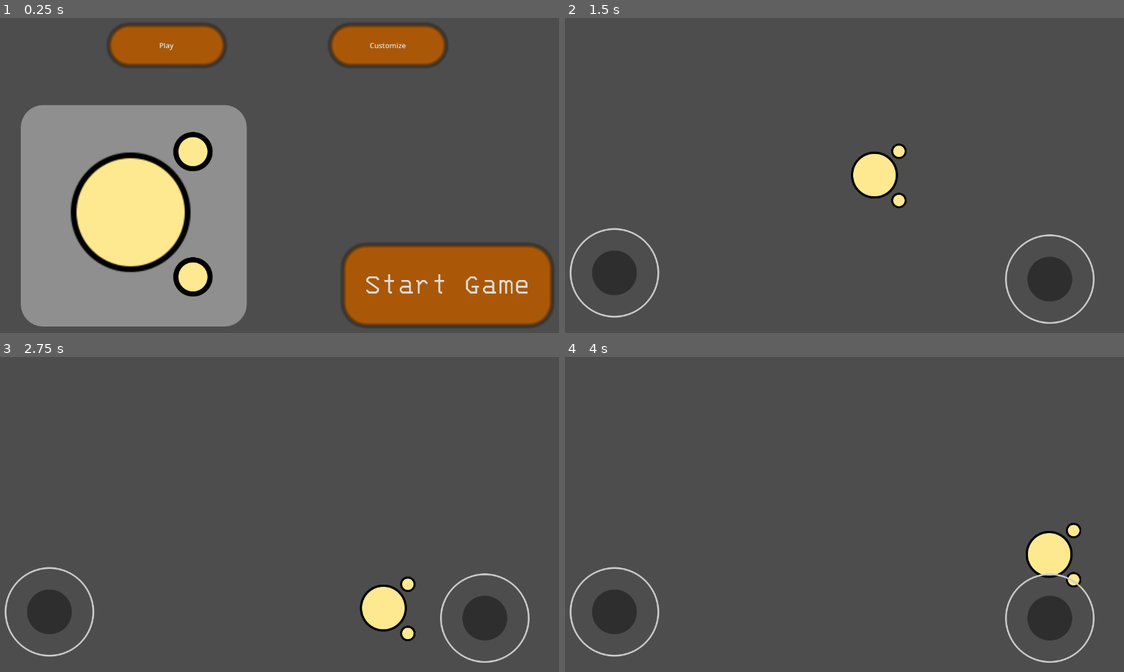
Above: before the commit, frames 1-4 (two rows, left to right).
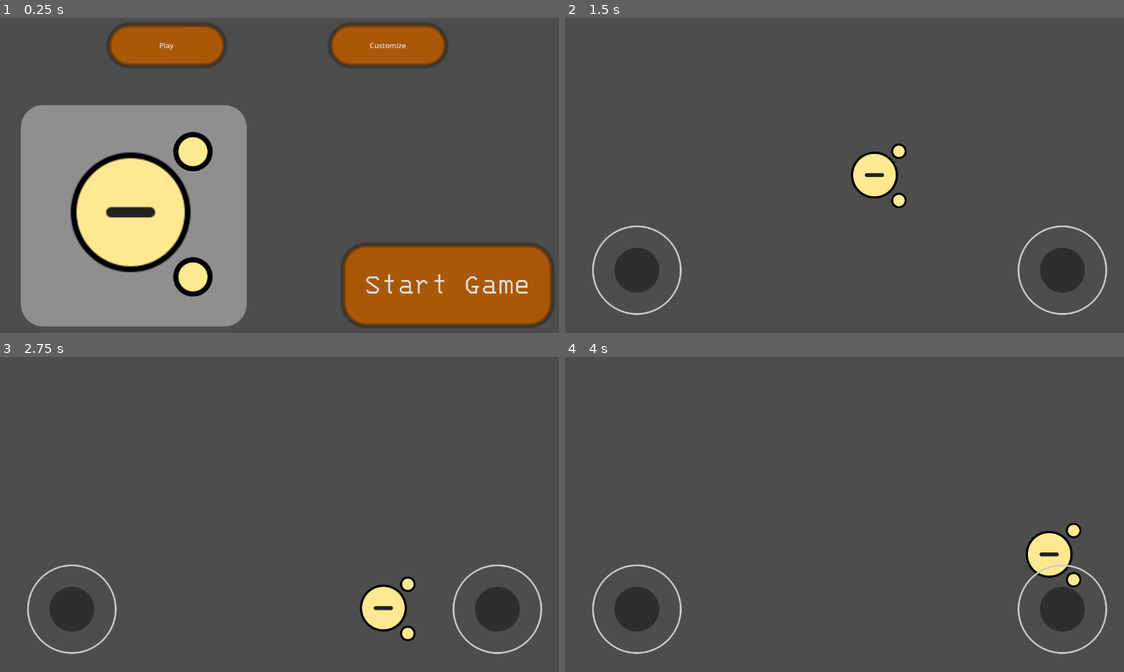
Above: after the commit, the same moments.

Repository: SycamoreFoxStudios/BloxHallowsMobileIndev
Game: Godot game, scene res://Scenes/main_menu.tscn
Same seed, same stepped clock (60 frames per second), same inputs: the game is played once before the commit and once after it. Before the commit the project starts from res://main_menu.tscn.
Inputs:
- Up to frame 1 (0.25 s): no input
- Up to frame 2 (1.5 s): click "Start Game" at 0.5 s; tap Enter at 1.25 s; hold D (right) from 1.28 s (still down)
- Up to frame 3 (2.75 s): release D (right) at 2.03 s; hold S (down) from 2.03 s (still down)
- Up to frame 4 (4 s): release S (down) at 2.78 s; hold D (right) 2.78-3.53 s; hold W (up) from 3.53 s (still down)

The runs differ from the first frame. In frame 1, 0.3% of the frame differs, in the area x 18-28%, y 59-64%; in frame 2, 3.1%; in frame 3, 3.1%, in the area x 0-98%, y 65-98%; in frame 4, 3.1%.

Commit message:
projectile testing

Diff:
--- /dev/null
+++ b/blox-hallows-mobile/blox-hallows-mobile/Scenes/bullet.tscn
@@ -0,0 +1,10 @@
+[gd_scene format=3 uid="uid://cpipkppsauc8h"]
+
+[ext_resource type="Script" uid="uid://d3u6foy21moof" path="res://Scripts/bullet.gd" id="1_oduel"]
+[ext_resource type="Texture2D" uid="uid://djs0xvuisq7gu" path="res://Weapons/bulletv2.png" id="2_v8qja"]
+
+[node name="Bullet" type="Node2D" unique_id=1422970877]
+script = ExtResource("1_oduel")
+
+[node name="Sprite2D" type="Sprite2D" parent="." unique_id=918718816]
+texture = ExtResource("2_v8qja")
--- /dev/null
+++ b/blox-hallows-mobile/blox-hallows-mobile/Scenes/gameplay.tscn
@@ -0,0 +1,40 @@
+[gd_scene format=3 uid="uid://1k2h3o1qufw2"]
+
+[ext_resource type="PackedScene" uid="uid://cc1uop0wrhfix" path="res://Scenes/player.tscn" id="1_hf1ha"]
+
+[node name="Gameplay" type="Node2D" unique_id=1679835419]
+
+[node name="Camera2D" type="Camera2D" parent="." unique_id=10019141]
+
+[node name="Player" parent="." unique_id=1896002904 instance=ExtResource("1_hf1ha")]
+
+[node name="CanvasLayer" type="CanvasLayer" parent="." unique_id=1889897038]
+offset = Vector2(650.035, 350)
+transform = Transform2D(1, 0, 0, 1, 650.035, 350)
+
+[node name="LeftVirtualJoystick" type="VirtualJoystick" parent="CanvasLayer" unique_id=990725542]
+offset_left = -500.0
+offset_top = 200.0
+offset_right = -460.0
+offset_bottom = 240.0
+joystick_size = 200.0
+tip_size = 100.0
+deadzone_ratio = 0.1
+action_left = &"left"
+action_right = &"right"
+action_up = &"up"
+action_down = &"down"
+
+[node name="RightVirtualJoystick" type="VirtualJoystick" parent="CanvasLayer" unique_id=140347239]
+offset_left = 450.0
+offset_top = 200.0
+offset_right = 490.0
+offset_bottom = 240.0
+joystick_size = 200.0
+tip_size = 100.0
+action_left = &"lookleft"
+action_right = &"lookright"
+action_up = &"lookup"
+action_down = &"lookdown"
+
+[connection signal="pressed" from="CanvasLayer/RightVirtualJoystick" to="Player" method="_on_right_virtual_joystick_pressed"]
--- a/blox-hallows-mobile/blox-hallows-mobile/main_menu.tscn
+++ b/blox-hallows-mobile/blox-hallows-mobile/Scenes/main_menu.tscn
@@ -1,9 +1,9 @@
 [gd_scene format=3 uid="uid://oqm0s3k20ndt"]
 
 [ext_resource type="FontFile" uid="uid://bpf5roltn6cd6" path="res://Fonts/3270-Regular.ttf" id="1_06t4h"]
-[ext_resource type="Script" uid="uid://dsy31ynwpyg5g" path="res://main_menu.gd" id="1_7vrkn"]
+[ext_resource type="Script" uid="uid://dsy31ynwpyg5g" path="res://Scripts/main_menu.gd" id="1_7vrkn"]
 [ext_resource type="Texture2D" uid="uid://cjkro4be5kdph" path="res://Player/Player_1.png" id="3_glbon"]
-[ext_resource type="PackedScene" uid="uid://cc1uop0wrhfix" path="res://player.tscn" id="6_nlkkf"]
+[ext_resource type="PackedScene" uid="uid://cc1uop0wrhfix" path="res://Scenes/player.tscn" id="6_nlkkf"]
 [ext_resource type="Texture2D" uid="uid://dhtl7k3e62peu" path="res://Player/player_pumpkin.png" id="7_8qtwp"]
 
 [sub_resource type="StyleBoxFlat" id="StyleBoxFlat_fu7sn"]
--- a/blox-hallows-mobile/blox-hallows-mobile/player.tscn
+++ b/blox-hallows-mobile/blox-hallows-mobile/Scenes/player.tscn
@@ -1,8 +1,9 @@
 [gd_scene format=3 uid="uid://cc1uop0wrhfix"]
 
-[ext_resource type="Script" uid="uid://syrko1w207pi" path="res://player.gd" id="1_4flbx"]
+[ext_resource type="Script" uid="uid://syrko1w207pi" path="res://Scripts/player.gd" id="1_4flbx"]
 [ext_resource type="Texture2D" uid="uid://cjkro4be5kdph" path="res://Player/Player_1.png" id="2_onrkg"]
 [ext_resource type="Texture2D" uid="uid://64n1nphun7yx" path="res://Player/Player_1_Hand.png" id="3_i3pqv"]
+[ext_resource type="PackedScene" uid="uid://nlvgb7kav48k" path="res://Scenes/weapon.tscn" id="4_vgqql"]
 
 [sub_resource type="CircleShape2D" id="CircleShape2D_qlpxl"]
 
@@ -25,3 +26,8 @@
 position = Vector2(55, 55)
 scale = Vector2(0.3, 0.3)
 texture = ExtResource("3_i3pqv")
+
+[node name="PlayerAnimations" type="AnimationPlayer" parent="." unique_id=1906165115]
+root_node = NodePath("../Left Hand")
+
+[node name="Weapon" parent="." unique_id=215411997 instance=ExtResource("4_vgqql")]
--- /dev/null
+++ b/blox-hallows-mobile/blox-hallows-mobile/Scenes/weapon.tscn
@@ -0,0 +1,16 @@
+[gd_scene format=3 uid="uid://nlvgb7kav48k"]
+
+[ext_resource type="Script" uid="uid://c3n6yc3ed8hn" path="res://Scripts/weapon.gd" id="1_er6cq"]
+[ext_resource type="Texture2D" uid="uid://1oey08pe421i" path="res://Weapons/pistol_single.png" id="2_qv81b"]
+
+[node name="Weapon" type="Node2D" unique_id=215411997]
+script = ExtResource("1_er6cq")
+
+[node name="Sprite2D" type="Sprite2D" parent="." unique_id=1802922514]
+texture = ExtResource("2_qv81b")
+
+[node name="Barrel" type="Marker2D" parent="." unique_id=81837032]
+position = Vector2(20, -2.5)
+
+[node name="EjectionMarker" type="Marker2D" parent="." unique_id=231039009]
+position = Vector2(-5, 0)
--- a/blox-hallows-mobile/blox-hallows-mobile/Global.gd
+++ b/blox-hallows-mobile/blox-hallows-mobile/Scripts/Global.gd
@@ -1,6 +1,9 @@
 extends Node
 var player_skin = "default"
-
+var weapon_type = "pistol"
+var equipped_item = "fists"
+var full_auto = false
+signal shoot
 # Called when the node enters the scene tree for the first time.
 func _ready() -> void:
 	pass
--- /dev/null
+++ b/blox-hallows-mobile/blox-hallows-mobile/Scripts/bullet.gd
@@ -0,0 +1,11 @@
+extends Node2D
+
+const SPEED = 600
+# Called when the node enters the scene tree for the first time.
+func _ready() -> void:
+	pass
+
+
+# Called every frame. 'delta' is the elapsed time since the previous frame.
+func _process(delta: float) -> void:
+	position += transform.x * SPEED * delta
--- a/blox-hallows-mobile/blox-hallows-mobile/main_menu.gd
+++ b/blox-hallows-mobile/blox-hallows-mobile/Scripts/main_menu.gd
@@ -49,7 +49,7 @@
 func _on_start_game_button_down() -> void:
 	startgame.emit()
 	$AnimationPlayer.play("StartGame")
-	get_tree().change_scene_to_file("res://gameplay.tscn")
+	get_tree().change_scene_to_file("res://Scenes/gameplay.tscn")
 
 
 
--- a/blox-hallows-mobile/blox-hallows-mobile/player.gd
+++ b/blox-hallows-mobile/blox-hallows-mobile/Scripts/player.gd
@@ -1,7 +1,5 @@
 extends CharacterBody2D
-
 const SPEED = 300.0
-
 # Called when the node enters the scene tree for the first time.
 func _ready() -> void:
 	pass # Replace with function body.
@@ -21,12 +19,13 @@
 	else:
 		velocity.x = move_toward(velocity.x, 0, SPEED)
 		velocity.y = move_toward(velocity.y, 0, SPEED)
-	move_and_slide()
+	#move_and_slide()
 
 	var lookdirection = Input.get_vector("lookleft", "lookright", "lookup", "lookdown")
 	if lookdirection:
 		rotation = lookdirection.angle()
-	else:
-		velocity.x = move_toward(velocity.x, 0, SPEED)
-		velocity.y = move_toward(velocity.y, 0, SPEED)
 	move_and_slide()
+
+
+func _on_right_virtual_joystick_pressed() -> void:
+	Global.shoot.emit()
--- /dev/null
+++ b/blox-hallows-mobile/blox-hallows-mobile/Scripts/weapon.gd
@@ -0,0 +1,24 @@
+extends Node2D
+const BULLET = preload("res://Scenes/bullet.tscn")
+
+# Called when the node enters the scene tree for the first time.
+func _ready() -> void:
+	Global.shoot.connect(shoot)
+
+
+# Called every frame. 'delta' is the elapsed time since the previous frame.
+func _process(delta: float) -> void:
+	#Weapon Configuration
+	if Global.weapon_type == "pistol":
+		Global.full_auto = false
+		$Sprite2D.texture = load("res://Weapons/pistol_single.png")
+		$Barrel.position = Vector2(20,-2.5)
+		$EjectionMarker.position = Vector2(-5,0)
+
+
+#Bullet Creation
+func shoot() -> void:
+	var bullet_instance = BULLET.instantiate()
+	get_tree().root.add_child(bullet_instance)
+	bullet_instance.global_position = $Barrel.global_position
+	bullet_instance.global_rotation = $Barrel.global_rotation
--- a/blox-hallows-mobile/blox-hallows-mobile/gameplay.tscn
+++ /dev/null
@@ -1,33 +0,0 @@
-[gd_scene format=3 uid="uid://1k2h3o1qufw2"]
-
-[ext_resource type="PackedScene" uid="uid://cc1uop0wrhfix" path="res://player.tscn" id="1_n4psk"]
-
-[node name="Gameplay" type="Node2D" unique_id=1679835419]
-
-[node name="Camera2D" type="Camera2D" parent="." unique_id=10019141]
-
-[node name="Player" parent="." unique_id=1896002904 instance=ExtResource("1_n4psk")]
-
-[node name="LeftVirtualJoystick" type="VirtualJoystick" parent="." unique_id=990725542]
-offset_left = -540.0
-offset_top = 196.0
-offset_right = -500.0
-offset_bottom = 236.0
-joystick_size = 200.0
-tip_size = 100.0
-action_left = &"left"
-action_right = &"right"
-action_up = &"up"
-action_down = &"down"
-
-[node name="RightVirtualJoystick" type="VirtualJoystick" parent="." unique_id=140347239]
-offset_left = 432.0
-offset_top = 210.0
-offset_right = 472.0
-offset_bottom = 250.0
-joystick_size = 200.0
-tip_size = 100.0
-action_left = &"lookleft"
-action_right = &"lookright"
-action_up = &"lookup"
-action_down = &"lookdown"
--- /dev/null
+++ b/blox-hallows-mobile/blox-hallows-mobile/gun.gd
@@ -0,0 +1,48 @@
+extends Node2D
+@onready var Muzzle = $Muzzle
+@onready var EjectionChamber = $EjectionChamber
+const BULLET = preload("res://bullet.tscn")
+var SHELL = preload("res://shell.tscn")
+var playermode = ""
+@onready var muzzle_flash = $Muzzleflash
+signal shoot
+var delay =0
+var ammo = null
+signal updatedammo(amount:)
+
+
+
+
+
+# Called when the node enters the scene tree for the first time.
+func _ready() -> void:
+	pass # Replace with function body.
+
+
+# Called every frame. 'delta' is the elapsed time since the previous frame.
+func _process(delta: float) -> void:
+	updatedammo.emit(ammo)
+	look_at(GameManager.MousePos)
+	global_position = $"../../RightHandMarker".global_position
+	global_rotation = $"../../RightHandMarker".global_rotation
+	if playermode =="shoot":
+		global_position -= global_transform.y * 15
+	if Input.is_action_pressed("Click") and playermode == "shoot" and delay !=1:
+		if Input.is_action_just_pressed("Click") and ammo >0:
+			shoot.emit()
+			ammo -=1
+			var shell_instance = SHELL.instantiate()
+			get_tree().current_scene.add_sibling(shell_instance)
+			shell_instance.global_position = EjectionChamber.global_position
+			shell_instance.global_rotation = EjectionChamber.global_rotation
+			var bullet_instance = BULLET.instantiate()
+			get_tree().root.add_child(bullet_instance)
+			bullet_instance.global_position = Muzzle.global_position
+			bullet_instance.global_rotation = Muzzle.global_rotation
+			muzzle_flash.global_position =Muzzle.global_position
+			muzzle_flash.rotation = randf_range(0, TAU)
+			muzzle_flash.visible = true
+			delay =1
+			await get_tree().create_timer(0.2).timeout
+			muzzle_flash.visible = false
+			delay=0
--- a/blox-hallows-mobile/blox-hallows-mobile/project.godot
+++ b/blox-hallows-mobile/blox-hallows-mobile/project.godot
@@ -12,7 +12,7 @@
 
 config/name="BloxHallows Mobile"
 config/version="0.01"
-run/main_scene="res://main_menu.tscn"
+run/main_scene="res://Scenes/main_menu.tscn"
 config/features=PackedStringArray("4.7", "GL Compatibility")
 boot_splash/bg_color=Color(0, 0, 0, 1)
 boot_splash/image="uid://bk128f1f8gfj3"
Renamed: blox-hallows-mobile/blox-hallows-mobile/Global.gd.uid -> blox-hallows-mobile/blox-hallows-mobile/Scripts/Global.gd.uid
Not shown, added: blox-hallows-mobile/blox-hallows-mobile/Scripts/bullet.gd.uid
Renamed: blox-hallows-mobile/blox-hallows-mobile/main_menu.gd.uid -> blox-hallows-mobile/blox-hallows-mobile/Scripts/main_menu.gd.uid
Renamed: blox-hallows-mobile/blox-hallows-mobile/player.gd.uid -> blox-hallows-mobile/blox-hallows-mobile/Scripts/player.gd.uid
Not shown, added: blox-hallows-mobile/blox-hallows-mobile/Scripts/weapon.gd.uid
Binary file added: blox-hallows-mobile/blox-hallows-mobile/Weapons/bulletv2.png
Not shown, added: blox-hallows-mobile/blox-hallows-mobile/Weapons/bulletv2.png.import
Binary file added: blox-hallows-mobile/blox-hallows-mobile/Weapons/pistol_single.png
Not shown, added: blox-hallows-mobile/blox-hallows-mobile/Weapons/pistol_single.png.import
Not shown, added: blox-hallows-mobile/blox-hallows-mobile/gun.gd.uid
Not shown, changed: index.pck
